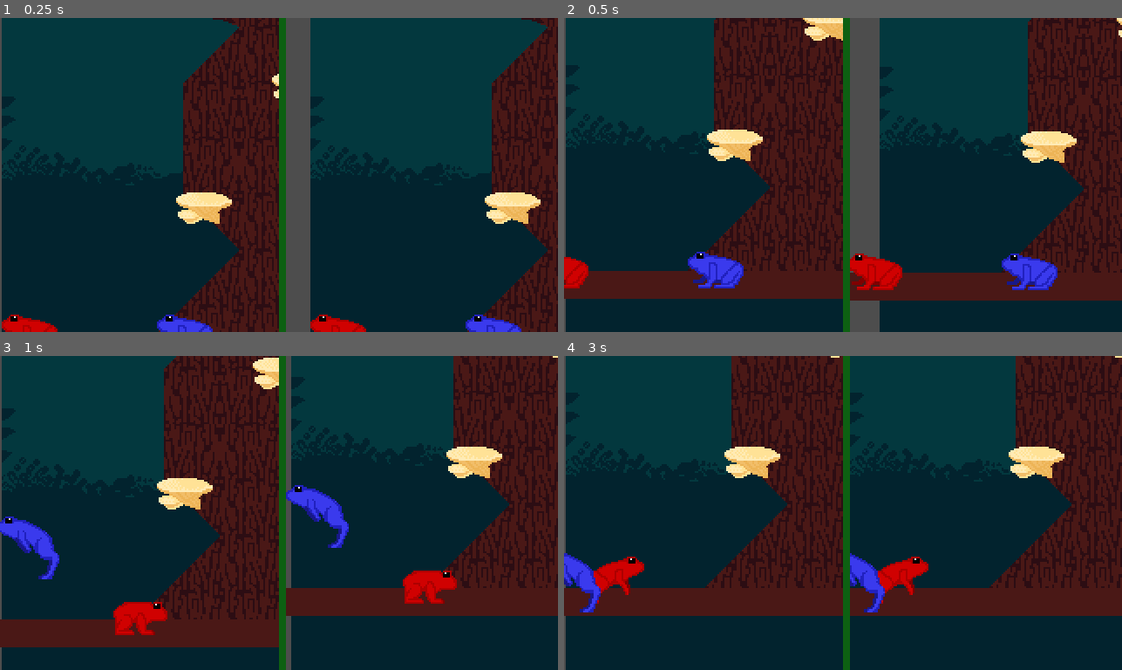
Above: before the commit, frames 1-4 (two rows, left to right).
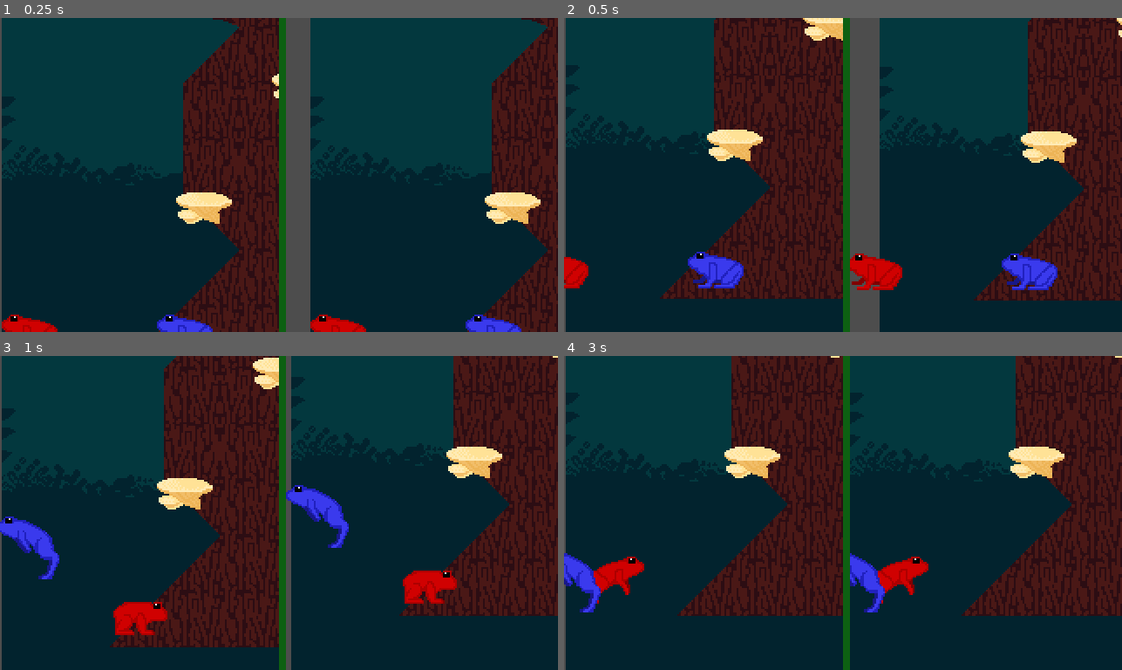
Above: after the commit, the same moments.

Repository: shrubino/CSP_LocalMult
Game: Godot game, scene res://Scenes/main.tscn
Same seed, same stepped clock (60 frames per second), same inputs: the game is played once before the commit and once after it.
Inputs:
- Up to frame 1 (0.25 s): no input
- Up to frame 2 (0.5 s): no input
- Up to frame 3 (1 s): hold Right (Right) from 0.53 s (still down); hold A (A) from 0.53 s (still down); tap Up (Up) at 0.77 s; tap C (C) at 0.8 s
- Up to frame 4 (3 s): release A (A) at 1.28 s; tap C (C) at 1.35 s; tap Up (Up) at 1.52 s; tap S (S) at 1.55 s; release Right (Right) at 2.03 s; hold Left (Left) 2.03-2.78 s; hold S (S) 2.03-2.78 s; tap V (V) at 2.3, 2.85 s; hold Right (Right) from 2.78 s (still down)

Frame 1 is identical in both runs. In frame 2, 5.0% of the frame differs, in the area x 0-100%, y 80-90%; in frame 3, 5.6%, in the area x 0-100%, y 73-93%; in frame 4, 5.6%.

Commit message:
MergedNewTree

Diff:
--- a/local-multiplayer-game/Scenes/Level1.tscn
+++ b/local-multiplayer-game/Scenes/Level1.tscn
@@ -22,9 +22,13 @@
 texture = ExtResource("1_joc8x")
 texture_region_size = Vector2i(32, 32)
 0:0/0 = 0
+0:0/0/physics_layer_0/polygon_0/points = PackedVector2Array(-16, -16, 16, -16, 16, 16, -16, 16)
 1:0/0 = 0
+1:0/0/physics_layer_0/polygon_0/points = PackedVector2Array(-16, -16, 16, -16, 16, 16, -16, 16)
 2:0/0 = 0
+2:0/0/physics_layer_0/polygon_0/points = PackedVector2Array(-16, -16, 16, -16, 16, 16, -16, 16)
 3:0/0 = 0
+3:0/0/physics_layer_0/polygon_0/points = PackedVector2Array(-16, -16, 16, -16, 16, 16, -16, 16)
 0:1/next_alternative_id = 2
 0:1/0 = 0
 0:1/0/physics_layer_0/polygon_0/points = PackedVector2Array(-16, -12.229567, 16, -11.982105, 13.904884, 3.9395943, -12.820999, 3.9395943)
--- a/local-multiplayer-game/Scenes/main.tscn
+++ b/local-multiplayer-game/Scenes/main.tscn
@@ -151,6 +151,9 @@
 position = Vector2(80, 90)
 texture = ExtResource("3_8gbba")
 
+[node name="Object Layer" parent="HBoxContainer/LeftViewportContainer/LeftSubViewport/Level1" index="1"]
+visible = false
+
 [node name="RightViewportContainer" type="SubViewportContainer" parent="HBoxContainer"]
 layout_mode = 2
 
Binary file added: local-multiplayer-game/Resources/ANIMATIONS/CRUMBLEPLATFORM_SPRITESHEET.png
Not shown, added: local-multiplayer-game/Resources/ANIMATIONS/CRUMBLEPLATFORM_SPRITESHEET.png.import
Binary file added: local-multiplayer-game/Resources/Prototype/background1.png
Not shown, added: local-multiplayer-game/Resources/Prototype/background1.png.import
Binary file added: local-multiplayer-game/Resources/background0.png
Not shown, added: local-multiplayer-game/Resources/background0.png.import
Binary file added: local-multiplayer-game/Resources/background1.png
Not shown, added: local-multiplayer-game/Resources/background1.png.import
Binary file added: local-multiplayer-game/Resources/background2.png
Not shown, added: local-multiplayer-game/Resources/background2.png.import
Binary file added: local-multiplayer-game/Resources/background3.png
Not shown, added: local-multiplayer-game/Resources/background3.png.import
(and 2 more such lines)
